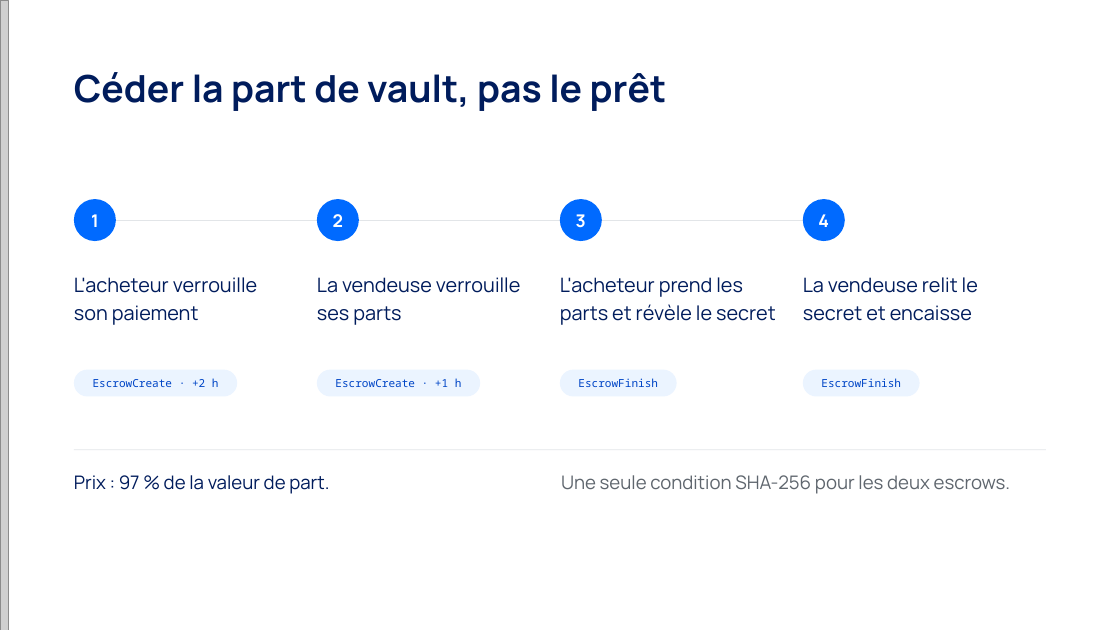
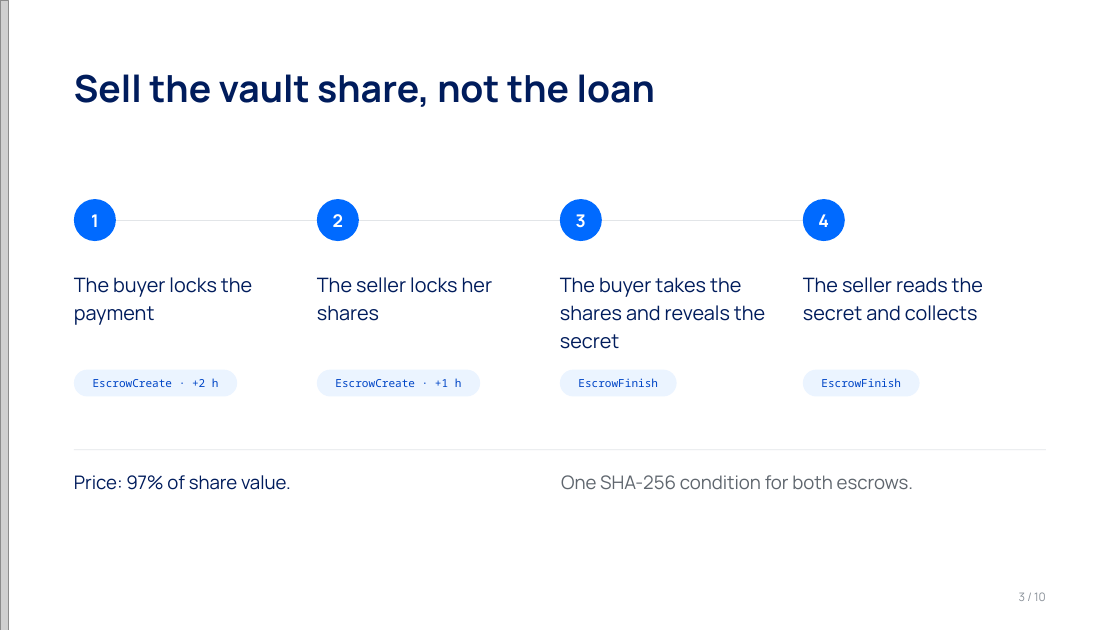
Before and after one commit to charlyppr/exit-lane-xrpl, a slide deck: slide 3 of deck/exit-lane.pptx. Drawn at 1120x630 pixels with LibreOffice and Linux fonts; fonts in the diff are those of the drawing; grey boxes stand for pictures. Boxes give left, top, right and bottom in pixels: in the first picture for what was removed or moved away, otherwise in the second. Text is boxed around its words. In the diff, an @@ line names an element or a change of style, - is before the commit and + after.

```diff
--- a/deck/exit-lane.pptx
+++ b/deck/exit-lane.pptx
@@ text at (74, 74, 655, 107): text changed @@
-Céder la part de vault, pas le prêt
+Sell the vault share, not the loan
@@ text at (74, 277, 252, 325): text changed @@
-L'acheteur verrouille son paiement
+The buyer locks the payment
@@ text at (317, 277, 493, 321): text changed @@
-La vendeuse verrouille ses parts
+The seller locks her shares
@@ text at (560, 277, 765, 349): text changed @@
-L'acheteur prend les parts et révèle le secret
+The buyer takes the shares and reveals the secret
@@ text at (803, 277, 983, 321): text changed @@
-La vendeuse relit le secret et encaisse
+The seller reads the secret and collects
@@ text at (74, 475, 291, 490): text changed @@
-Prix : 97 % de la valeur de part.
+Price: 97% of share value.
@@ text at (561, 475, 913, 490): text changed @@
-Une seule condition SHA-256 pour les deux escrows.
+One SHA-256 condition for both escrows.
@@ text added at (1019, 592, 1046, 601), 10 pt, text #8A9199 @@
+3 / 10
```
Also in this commit, not shown: 8 other slides changed, 1 slide added, 1 slide removed, 4 other files.
